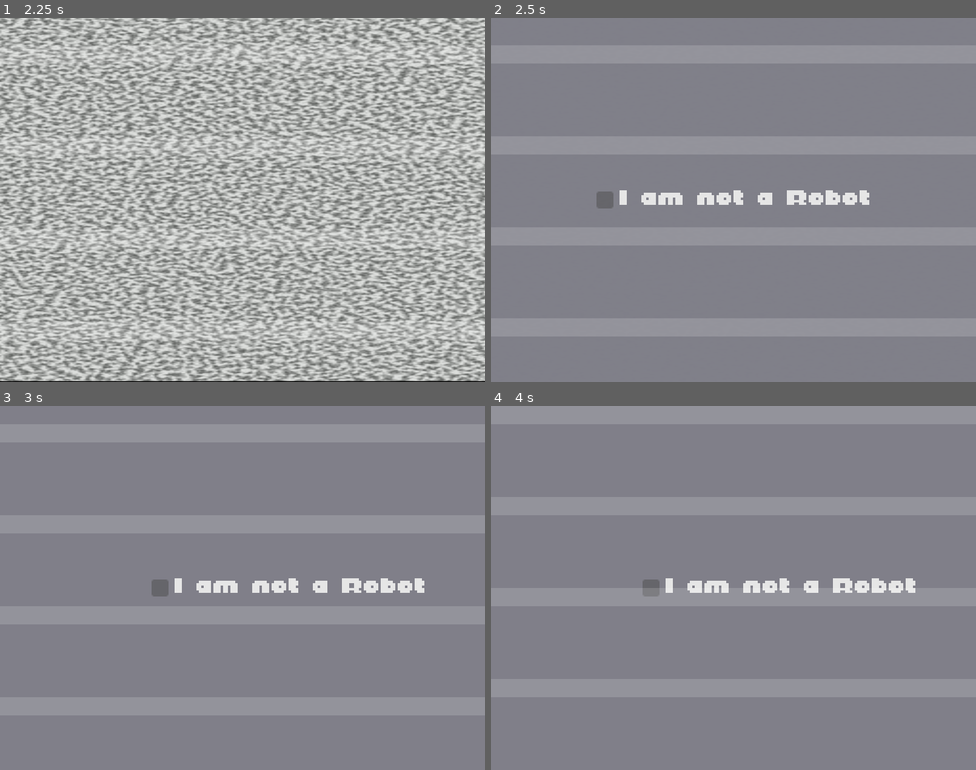
Above: before the commit, frames 1-4 (two rows, left to right).
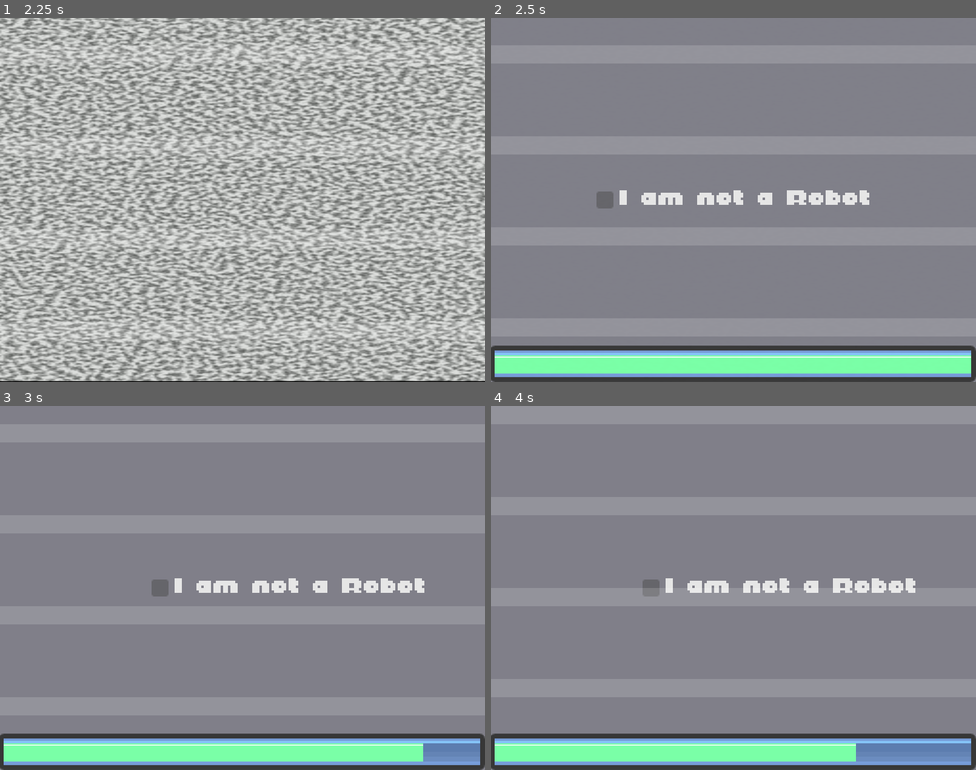
Above: after the commit, the same moments.

Repository: my-koala/UHackathon2025
Game: Godot game, scene res://assets/main.tscn
The game is run twice, just before and just after one commit, with the same random seed, the same clock (stepped at 60 frames per second) and the same inputs. The engine's default icon, where the game draws it, is replaced by a stand-in: a white triangle on a blue panel in a dark square.
Inputs:
- Up to frame 1 (2.25 s): click "I am not a Robot" at 0.5 s; click "I am not a Robot" at 1.25 s; click "I am not a Robot" at 2 s
- Up to frame 2 (2.5 s): no input
- Up to frame 3 (3 s): no input
- Up to frame 4 (4 s): no input

Frame 1 is identical in both runs. In frame 2, 10% of the frame differs, in the area x 0-100%, y 90-100%; in frame 3, 10%; in frame 4, 10%.

Commit message:
Progress bar

Diff:
--- a/assets/game_theme.tres
+++ b/assets/game_theme.tres
@@ -1,7 +1,25 @@
-[gd_resource type="Theme" load_steps=2 format=3 uid="uid://bjelpvayxb0ui"]
+[gd_resource type="Theme" load_steps=6 format=3 uid="uid://bjelpvayxb0ui"]
 
+[ext_resource type="Texture2D" uid="uid://cixjb7cje5oyq" path="res://assets/loading_bar/loading_bar_base.png" id="1_j6cuv"]
 [ext_resource type="FontFile" uid="uid://dyr0vwb7xgso8" path="res://assets/font/Not Jam Chunky Sans 8/NotJamChunky8.ttf" id="1_tgk0f"]
+[ext_resource type="Texture2D" uid="uid://miiri3q68vov" path="res://assets/loading_bar/loading_bar_fill.png" id="2_ty2no"]
+
+[sub_resource type="StyleBoxTexture" id="StyleBoxTexture_ercdv"]
+texture = ExtResource("1_j6cuv")
+texture_margin_left = 20.0
+texture_margin_top = 20.0
+texture_margin_right = 20.0
+texture_margin_bottom = 20.0
+
+[sub_resource type="StyleBoxTexture" id="StyleBoxTexture_aaxgn"]
+texture = ExtResource("2_ty2no")
+texture_margin_left = 18.0
+texture_margin_top = 20.0
+texture_margin_right = 18.0
+texture_margin_bottom = 20.0
 
 [resource]
 default_font = ExtResource("1_tgk0f")
 default_font_size = 16
+ProgressBar/styles/background = SubResource("StyleBoxTexture_ercdv")
+ProgressBar/styles/fill = SubResource("StyleBoxTexture_aaxgn")
--- a/assets/main.tscn
+++ b/assets/main.tscn
@@ -549,6 +549,22 @@
 scale = Vector2(7.64063, 4.07813)
 texture = ExtResource("2_06ig3")
 
+[node name="progress_bar" type="ProgressBar" parent="monitor/sub_viewport_container/sub_viewport"]
+anchors_preset = 12
+anchor_top = 1.0
+anchor_right = 1.0
+anchor_bottom = 1.0
+offset_left = -8.0
+offset_top = -40.0
+offset_right = 8.0
+offset_bottom = 10.0
+grow_horizontal = 2
+grow_vertical = 0
+max_value = 1.0
+step = 0.125
+value = 1.0
+show_percentage = false
+
 [node name="color_noise" type="ColorRect" parent="monitor"]
 material = ExtResource("9_fphxj")
 layout_mode = 0
--- a/assets/microgame/password/password.tscn
+++ b/assets/microgame/password/password.tscn
@@ -65,9 +65,9 @@
 anchor_right = 1.0
 anchor_bottom = 1.0
 offset_left = 15.0
-offset_top = -50.0
+offset_top = -87.5
 offset_right = -15.0
-offset_bottom = -15.0
+offset_bottom = -52.5
 grow_horizontal = 2
 grow_vertical = 0
 text = "x83jv9"
--- a/scripts/main.gd
+++ b/scripts/main.gd
@@ -35,6 +35,8 @@
 var _gameover_label_score: Label = $gameover/label_score as Label
 @onready
 var _gameover_animation_player: AnimationPlayer = $gameover/animation_player as AnimationPlayer
+@onready
+var _microgame_progress_bar: ProgressBar = $monitor/sub_viewport_container/sub_viewport/progress_bar as ProgressBar
 
 func _ready() -> void:
 	if Engine.is_editor_hint():
@@ -119,8 +121,16 @@
 	# TODO: await for animation?
 	await get_tree().create_timer(1.0).timeout
 
+	_microgame_progress_bar.value = 1
+
 	_animation_player.play(&"microgame_enter")
 	await _animation_player.animation_finished
 	var time_scale: float = micro_game_time_scale_curve.sample(float(_micro_game_iteration))
 	var difficulty_scale: float = micro_game_difficulty_scale_curve.sample(float(_micro_game_iteration))
 	_micro_game_current.start(time_scale, difficulty_scale)
+
+func _process(delta: float) -> void:
+	if _micro_game_current == null:
+		return
+
+	_microgame_progress_bar.value = _micro_game_current.get_time_left()
--- a/scripts/microgame/microgame.gd
+++ b/scripts/microgame/microgame.gd
@@ -11,7 +11,7 @@
 var _running: bool = false
 
 func get_time_left() -> float:
-	return _time_left
+	return _time_left / time_duration
 
 ## Starts the microgame
 func start(time_scale: float, difficulty_scale: float) -> void:
Not shown: 1 places in assets/main.tscn that only renumber resources
Not shown: 1 places in assets/microgame/checkbox/checkbox.tscn that only renumber resources
Not shown: 1 places in assets/monitor/crt_noise.tres that only renumber resources
Not shown: 1 places in shaders/noise.tres that only renumber resources
